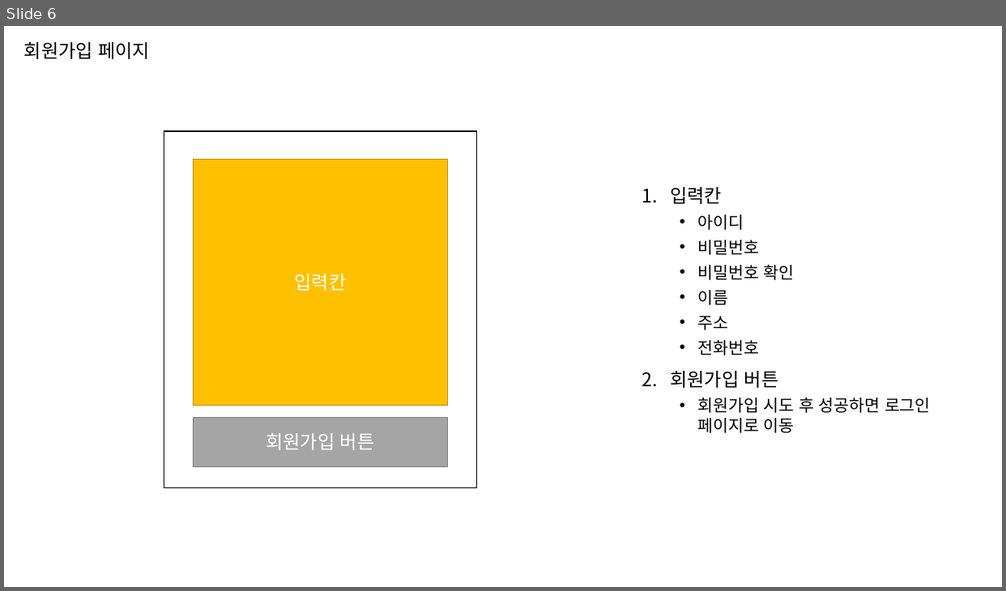
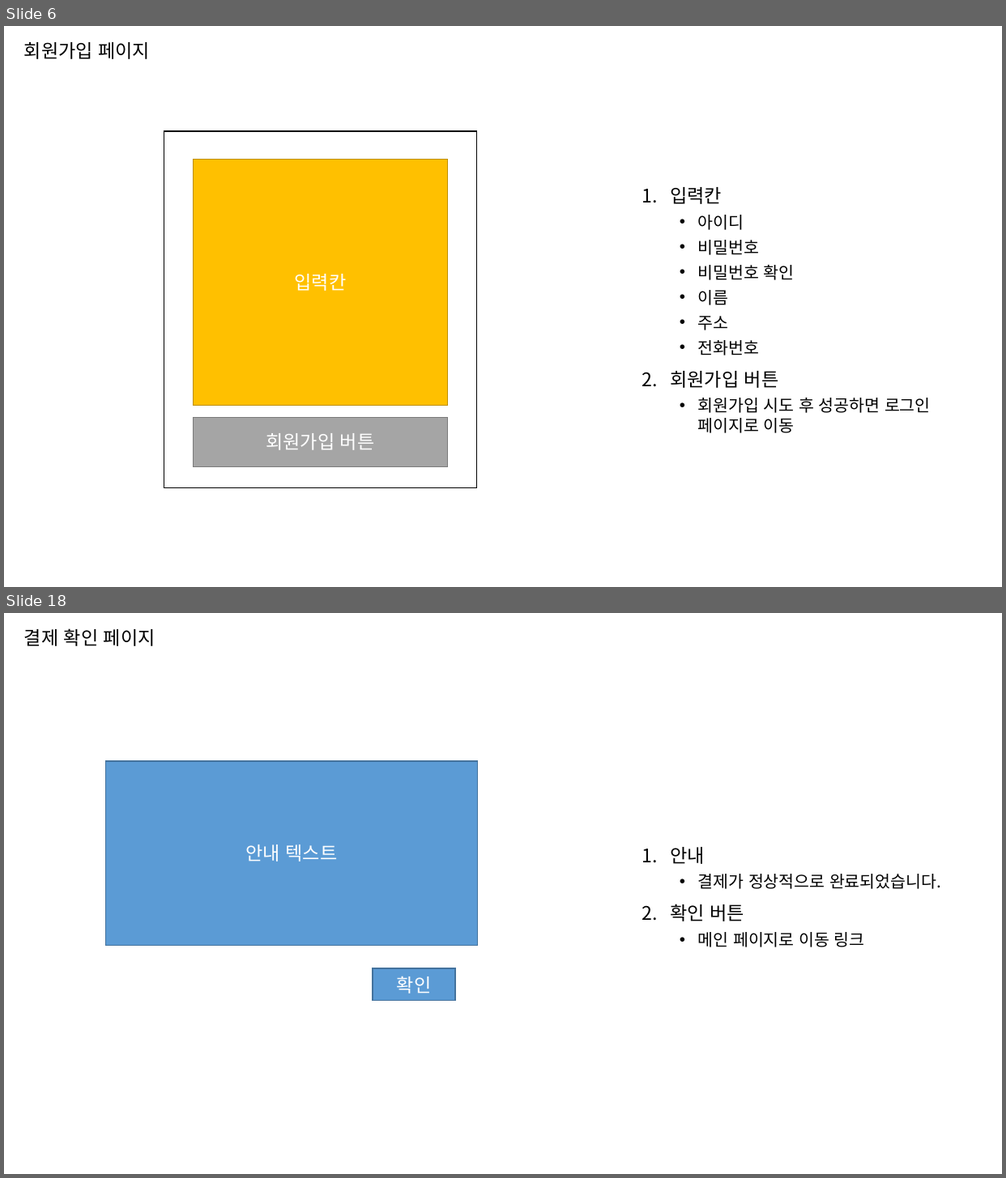
Before and after one commit to jihunz/HiSnack, a slide deck: document/ppt/Hi Snack! 페이지 별 구성 요소.pptx. Shown one above the other, each under a label of ours: slide 6 before the commit, slides 6 and 18 after it; the slides between them are not shown. The pictures are 1006x591 and 1006x1178 pixels, drawn with LibreOffice and Linux fonts; fonts in the diff are those of the drawing. Boxes give left, top, right and bottom in pixels: in the first picture for what was removed or moved away, otherwise in the second. Text is boxed around its words. In the diff, an @@ line names an element or a change of style, - is before the commit and + after.

Commit message:
docs: 페이지별 구성 요소.ppt 수정

```diff
--- a/document/ppt/Hi Snack! 페이지 별 구성 요소.pptx
+++ b/document/ppt/Hi Snack! 페이지 별 구성 요소.pptx
@@ slide 18 added at (x1=4, y1=613, x2=1002, y2=1174), background #FFFFFF @@
@@ title added at (x1=24, y1=628, x2=155, y2=646), 18 pt, text #000000 @@
+결제 확인 페이지
@@ rectangle added at (x1=106, y1=761, x2=478, y2=945), fill #5B9BD5, outline #43739E 1 pt, 18 pt, text #FFFFFF @@
+안내 텍스트
@@ text added at (x1=670, y1=847, x2=941, y2=948), 16 pt, text #000000 @@
+1. 안내
+  • 결제가 정상적으로 완료되었습니다.
+2. 확인 버튼
+  • 메인 페이지로 이동 링크
@@ rectangle added at (x1=373, y1=969, x2=455, y2=1001), fill #5B9BD5, outline #43739E 1 pt, 18 pt, text #FFFFFF @@
+확인
```
Also in this commit, not shown: 1 slide changed, 10 other slides added, 2 other files.
